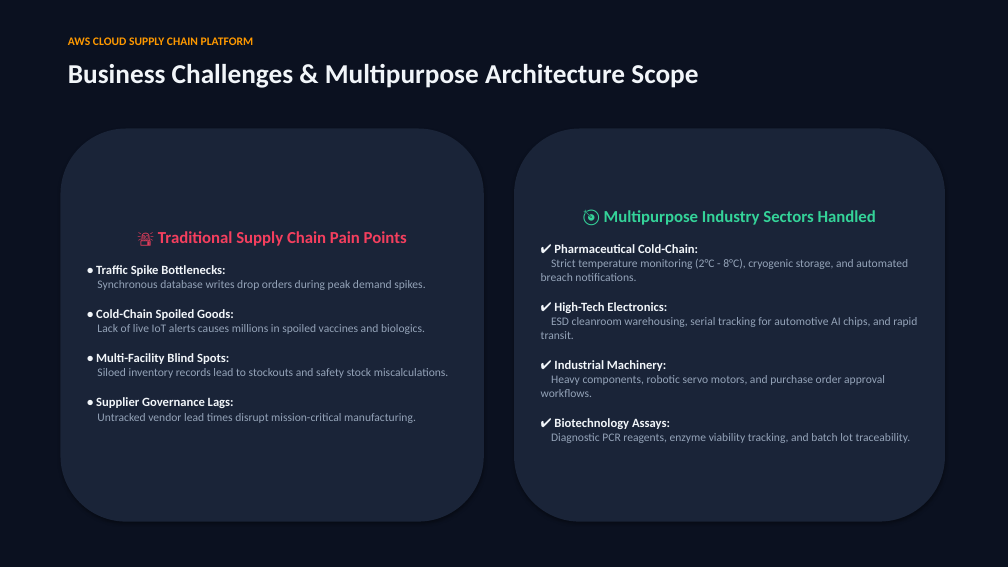
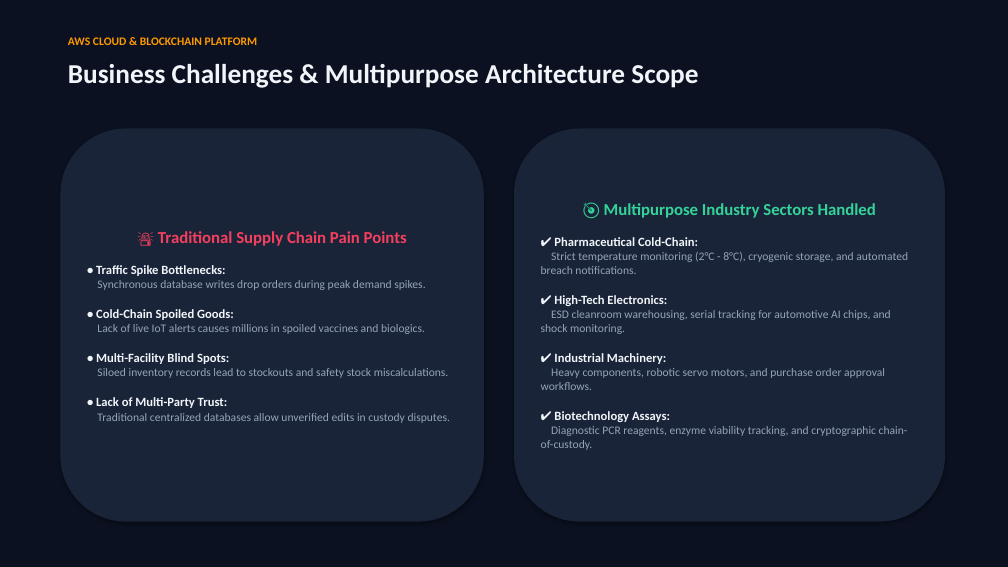
Before and after one commit to Deoid/Multipurpose_Supply_Chain_Management, a slide deck: slide 2 of Multipurpose_SCM_AWS_Architecture.pptx. Drawn at 1008x567 pixels with LibreOffice and Linux fonts; fonts in the diff are those of the drawing. Boxes give left, top, right and bottom in pixels: in the first picture for what was removed or moved away, otherwise in the second. Text is boxed around its words. In the diff, an @@ line names an element or a change of style, - is before the commit and + after.

Commit message:
feat(blockchain): implement cryptographic SHA-256 ledger, smart contracts, and interactive browser developer manual

```diff
--- a/Multipurpose_SCM_AWS_Architecture.pptx
+++ b/Multipurpose_SCM_AWS_Architecture.pptx
@@ text at (68,37,258,45): text changed @@
-AWS CLOUD SUPPLY CHAIN PLATFORM
+AWS CLOUD & BLOCKCHAIN PLATFORM
@@ text in rounded rectangle at (541,310,891,334): text changed @@
-ESD cleanroom warehousing, serial tracking for automotive AI chips, and rapid transit.
+ESD cleanroom warehousing, serial tracking for automotive AI chips, and shock monitoring.
@@ text in rounded rectangle at (96,397,450,423): text changed @@
-• Supplier Governance Lags:
-Untracked vendor lead times disrupt mission-critical manufacturing.
+• Lack of Multi-Party Trust:
+Traditional centralized databases allow unverified edits in custody disputes.
@@ text in rounded rectangle at (541,426,908,450): text changed @@
-Diagnostic PCR reagents, enzyme viability tracking, and batch lot traceability.
+Diagnostic PCR reagents, enzyme viability tracking, and cryptographic chain-of-custody.
```
Also in this commit, not shown: 4 other slides changed, 1 slide added, 15 other files.
